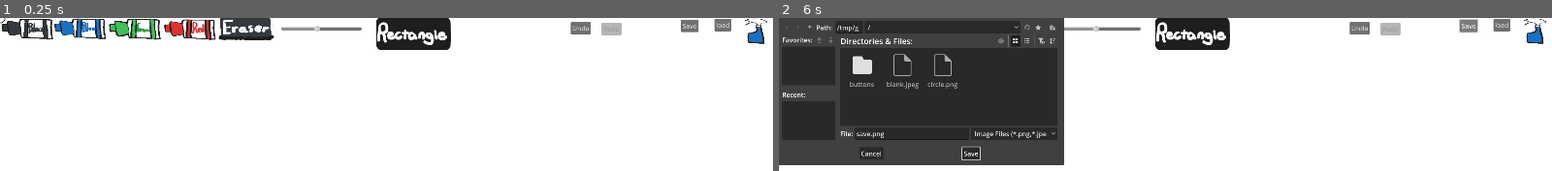
Above: before the commit, frames 1-2 (left to right).
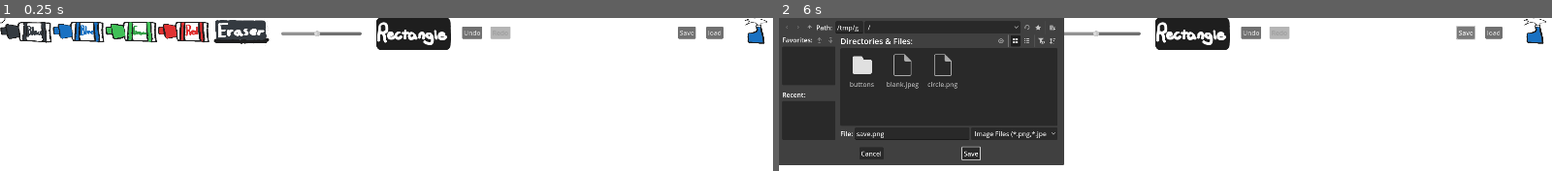
Above: after the commit, the same moments.

Repository: boardshapes/whiteboard
Game: Godot game, scene res://node_2d.tscn
The game is run twice, just before and just after one commit, with the same random seed, the same clock (stepped at 60 frames per second) and the same inputs.
Inputs (mouse positions are in pixels of both pictures, inside the frame that each line leads up to; where the layout moved, square brackets give the same spot in the first picture):
- Up to frame 1 (0.25 s): no input
- Up to frame 2 (6 s): click (802, 30) [809, 27] at 0.5 s; click (1018, 31) [1026, 28] at 1.25 s; click (856, 34) [856, 28] at 2 s; click (910, 31) [910, 28] at 2.75 s; click (964, 31) [972, 30] at 3.5 s; click (1536, 31) at 4.25 s; click (1188, 33) at 5 s; click "Save" at 5.75 s

The runs differ from the first frame. In frame 1, 5.4% of the frame differs, in the area x 0-95%, y 0-18%; in frame 2, 2.0%.

Commit message:
HBox container woohoo
also renamed a few things

Diff:
--- a/whiteboard/node_2d.gd
+++ b/whiteboard/node_2d.gd
@@ -2,9 +2,9 @@
 
 @onready var pick_image_file_dialog = $"../LoadImage"
 @onready var pick_save_location_dialog = $"../SaveDialog"
-@onready var undo_button = get_node("../../../ButtonsViewport/SubViewport/undo")
-@onready var redo_button = get_node("../../../ButtonsViewport/SubViewport/redo")
-@onready var rect_button = get_node("../../../ButtonsViewport/SubViewport/RectButton")
+@onready var undo_button = get_node("../../../ButtonsViewport/SubViewport/HBoxContainer/ControlSize/undo")
+@onready var redo_button = get_node("../../../ButtonsViewport/SubViewport/HBoxContainer/ControlSize/redo")
+@onready var rect_button = get_node("../../../ButtonsViewport/SubViewport/HBoxContainer/ControlSize/RectButton")
 var color: Color = Color.BLACK
 var brush_size: float = 50.0
 var strokes: Array = []
@@ -152,12 +152,6 @@
 	button_updates()
 	queue_redraw()
 
-func _on_control_mouse_entered() -> void:
-	drawable = true
-
-func _on_control_mouse_exited() -> void:
-	drawable = false
-
 func _on_black_color_pressed() -> void:
 	color = Color.BLACK
 
--- a/whiteboard/node_2d.tscn
+++ b/whiteboard/node_2d.tscn
@@ -17,7 +17,7 @@
 [sub_resource type="Theme" id="Theme_epypp"]
 /styles/white = SubResource("StyleBoxFlat_0e48y")
 
-[node name="Node2D" type="Node2D"]
+[node name="Canvas" type="Node2D"]
 
 [node name="CanvasViewport" type="SubViewportContainer" parent="."]
 offset_right = 1920.0
@@ -32,13 +32,6 @@
 
 [node name="Line2D" type="Line2D" parent="CanvasViewport/drawingViewport"]
 
-[node name="Control" type="Control" parent="CanvasViewport/drawingViewport"]
-layout_mode = 3
-anchors_preset = 0
-offset_top = -6.0
-offset_right = 1152.0
-offset_bottom = 611.0
-
 [node name="Circle" type="Sprite2D" parent="CanvasViewport/drawingViewport"]
 scale = Vector2(0.002, 0.002)
 texture = ExtResource("3_epypp")
@@ -77,55 +70,57 @@
 size = Vector2i(1920, 80)
 render_target_update_mode = 4
 
-[node name="BlackColor" type="TextureButton" parent="ButtonsViewport/SubViewport"]
-offset_left = 3.0
-offset_top = -8.0
-offset_right = 443.0
-offset_bottom = 303.0
+[node name="HBoxContainer" type="HBoxContainer" parent="ButtonsViewport/SubViewport"]
+offset_right = 1920.0
+offset_bottom = 80.0
+
+[node name="ControlSize" type="Control" parent="ButtonsViewport/SubViewport/HBoxContainer"]
+layout_mode = 2
+
+[node name="BlackColor" type="TextureButton" parent="ButtonsViewport/SubViewport/HBoxContainer/ControlSize"]
+layout_mode = 0
+offset_right = 440.0
+offset_bottom = 311.0
 scale = Vector2(0.3, 0.2)
 texture_normal = ExtResource("4_q6r6c")
 
-[node name="WhiteColor2" type="TextureButton" parent="ButtonsViewport/SubViewport"]
-offset_left = 542.0
-offset_top = -8.0
-offset_right = 1020.0
-offset_bottom = 342.0
-scale = Vector2(0.3, 0.2)
-theme = SubResource("Theme_epypp")
-texture_normal = ExtResource("5_rj586")
-
-[node name="BlueColor2" type="TextureButton" parent="ButtonsViewport/SubViewport"]
-offset_left = 134.0
-offset_top = 1.0
-offset_right = 565.0
-offset_bottom = 263.0
+[node name="BlueColor2" type="TextureButton" parent="ButtonsViewport/SubViewport/HBoxContainer/ControlSize"]
+layout_mode = 0
+offset_left = 130.0
+offset_top = 9.0
+offset_right = 570.0
+offset_bottom = 320.0
 scale = Vector2(0.3, 0.2)
 texture_normal = ExtResource("6_4d7sh")
 
-[node name="GreenColor2" type="TextureButton" parent="ButtonsViewport/SubViewport"]
-offset_left = 269.0
-offset_top = 2.0
-offset_right = 702.0
-offset_bottom = 264.0
+[node name="GreenColor2" type="TextureButton" parent="ButtonsViewport/SubViewport/HBoxContainer/ControlSize"]
+layout_mode = 0
+offset_left = 260.0
+offset_top = 9.0
+offset_right = 693.0
+offset_bottom = 271.0
 scale = Vector2(0.3, 0.2)
 texture_normal = ExtResource("7_ir8iy")
 
-[node name="RedColor2" type="TextureButton" parent="ButtonsViewport/SubViewport"]
-offset_left = 406.0
-offset_top = 3.0
-offset_right = 837.0
-offset_bottom = 265.0
+[node name="RedColor2" type="TextureButton" parent="ButtonsViewport/SubViewport/HBoxContainer/ControlSize"]
+layout_mode = 0
+offset_left = 390.0
+offset_top = 9.0
+offset_right = 821.0
+offset_bottom = 271.0
 scale = Vector2(0.3, 0.2)
 texture_normal = ExtResource("8_hqns4")
 
-[node name="Clear" type="TextureButton" parent="ButtonsViewport/SubViewport"]
+[node name="Clear" type="TextureButton" parent="ButtonsViewport/SubViewport/HBoxContainer/ControlSize"]
+layout_mode = 0
 offset_left = 1843.0
 offset_right = 2042.0
 offset_bottom = 355.0
 scale = Vector2(0.3, 0.2)
 texture_normal = ExtResource("9_ir8iy")
 
-[node name="RectButton" type="TextureButton" parent="ButtonsViewport/SubViewport"]
+[node name="RectButton" type="TextureButton" parent="ButtonsViewport/SubViewport/HBoxContainer/ControlSize"]
+layout_mode = 0
 offset_left = 928.0
 offset_top = -7.0
 offset_right = 1314.0
@@ -133,68 +128,80 @@
 scale = Vector2(0.5, 0.5)
 texture_normal = ExtResource("9_4d7sh")
 
-[node name="save" type="Button" parent="ButtonsViewport/SubViewport"]
-offset_left = 1687.0
-offset_top = 4.0
-offset_right = 1731.0
-offset_bottom = 35.0
+[node name="WhiteColor2" type="TextureButton" parent="ButtonsViewport/SubViewport/HBoxContainer/ControlSize"]
+layout_mode = 0
+offset_left = 530.0
+offset_right = 1008.0
+offset_bottom = 350.0
+scale = Vector2(0.3, 0.2)
+theme = SubResource("Theme_epypp")
+texture_normal = ExtResource("5_rj586")
+
+[node name="save" type="Button" parent="ButtonsViewport/SubViewport/HBoxContainer/ControlSize"]
+layout_mode = 0
+offset_left = 1680.0
+offset_top = 21.0
+offset_right = 1724.0
+offset_bottom = 52.0
 text = "Save"
 
-[node name="BrushSize" type="HSlider" parent="ButtonsViewport/SubViewport"]
+[node name="BrushSize" type="HSlider" parent="ButtonsViewport/SubViewport/HBoxContainer/ControlSize"]
+layout_mode = 0
 offset_left = 697.0
-offset_top = -2.0
+offset_top = 10.0
 offset_right = 896.0
-offset_bottom = 56.0
+offset_bottom = 68.0
 min_value = 10.0
 value = 50.0
 
-[node name="Button" type="Button" parent="ButtonsViewport/SubViewport"]
-offset_left = 1770.0
-offset_top = 2.0
-offset_right = 1812.0
-offset_bottom = 33.0
+[node name="load" type="Button" parent="ButtonsViewport/SubViewport/HBoxContainer/ControlSize"]
+layout_mode = 0
+offset_left = 1750.0
+offset_top = 21.0
+offset_right = 1792.0
+offset_bottom = 52.0
 text = "load
 "
 
-[node name="undo" type="Button" parent="ButtonsViewport/SubViewport"]
-offset_left = 1414.0
-offset_top = 10.0
-offset_right = 1464.0
-offset_bottom = 41.0
+[node name="undo" type="Button" parent="ButtonsViewport/SubViewport/HBoxContainer/ControlSize"]
+layout_mode = 0
+offset_left = 1145.0
+offset_top = 21.0
+offset_right = 1195.0
+offset_bottom = 52.0
 text = "Undo"
 
-[node name="redo" type="Button" parent="ButtonsViewport/SubViewport"]
-offset_left = 1490.0
-offset_top = 12.0
-offset_right = 1540.0
-offset_bottom = 43.0
+[node name="redo" type="Button" parent="ButtonsViewport/SubViewport/HBoxContainer/ControlSize"]
+layout_mode = 0
+offset_left = 1215.0
+offset_top = 21.0
+offset_right = 1265.0
+offset_bottom = 52.0
 text = "Redo"
 
-[connection signal="mouse_entered" from="CanvasViewport/drawingViewport/Control" to="." method="_on_control_mouse_entered"]
-[connection signal="mouse_exited" from="CanvasViewport/drawingViewport/Control" to="." method="_on_control_mouse_exited"]
 [connection signal="file_selected" from="CanvasViewport/drawingViewport/LoadImage" to="CanvasViewport/drawingViewport/Canvas" method="_on_pick_image_file_dialog_file_selected"]
 [connection signal="file_selected" from="CanvasViewport/drawingViewport/SaveDialog" to="CanvasViewport/drawingViewport/Canvas" method="_on_pick_save_location_dialog_file_selected"]
-[connection signal="mouse_entered" from="ButtonsViewport/SubViewport/BlackColor" to="." method="_on_button_mouse_entered"]
-[connection signal="pressed" from="ButtonsViewport/SubViewport/BlackColor" to="." method="_on_black_color_pressed"]
-[connection signal="pressed" from="ButtonsViewport/SubViewport/BlackColor" to="CanvasViewport/drawingViewport/Canvas" method="_on_black_color_pressed"]
-[connection signal="pressed" from="ButtonsViewport/SubViewport/BlackColor" to="CanvasViewport/preViewport/Preview" method="_on_black_color_pressed"]
-[connection signal="pressed" from="ButtonsViewport/SubViewport/WhiteColor2" to="CanvasViewport/drawingViewport/Canvas" method="_on_white_color_pressed"]
-[connection signal="pressed" from="ButtonsViewport/SubViewport/WhiteColor2" to="CanvasViewport/preViewport/Preview" method="_on_white_color_2_pressed"]
-[connection signal="pressed" from="ButtonsViewport/SubViewport/BlueColor2" to="CanvasViewport/drawingViewport/Canvas" method="_on_blue_color_pressed"]
-[connection signal="pressed" from="ButtonsViewport/SubViewport/BlueColor2" to="CanvasViewport/drawingViewport/Canvas" method="_on_blue_color_2_pressed"]
-[connection signal="pressed" from="ButtonsViewport/SubViewport/BlueColor2" to="CanvasViewport/preViewport/Preview" method="_on_blue_color_2_pressed"]
-[connection signal="pressed" from="ButtonsViewport/SubViewport/GreenColor2" to="CanvasViewport/drawingViewport/Canvas" method="_on_green_color_2_pressed"]
-[connection signal="pressed" from="ButtonsViewport/SubViewport/GreenColor2" to="CanvasViewport/drawingViewport/Canvas" method="_on_green_color_pressed"]
-[connection signal="pressed" from="ButtonsViewport/SubViewport/GreenColor2" to="CanvasViewport/preViewport/Preview" method="_on_green_color_pressed"]
-[connection signal="pressed" from="ButtonsViewport/SubViewport/RedColor2" to="CanvasViewport/drawingViewport/Canvas" method="_on_red_color_pressed"]
-[connection signal="pressed" from="ButtonsViewport/SubViewport/RedColor2" to="CanvasViewport/preViewport/Preview" method="_on_red_color_2_pressed"]
-[connection signal="pressed" from="ButtonsViewport/SubViewport/Clear" to="CanvasViewport/drawingViewport/Canvas" method="_on_clear_pressed"]
-[connection signal="pressed" from="ButtonsViewport/SubViewport/RectButton" to="CanvasViewport/drawingViewport/Canvas" method="_on_rectangle_pressed"]
-[connection signal="pressed" from="ButtonsViewport/SubViewport/RectButton" to="CanvasViewport/drawingViewport/Canvas" method="_on_rect_button_pressed"]
-[connection signal="pressed" from="ButtonsViewport/SubViewport/RectButton" to="CanvasViewport/preViewport/Preview" method="_on_rect_button_pressed"]
-[connection signal="pressed" from="ButtonsViewport/SubViewport/save" to="CanvasViewport/drawingViewport/Canvas" method="_on_save_pressed"]
-[connection signal="value_changed" from="ButtonsViewport/SubViewport/BrushSize" to="CanvasViewport/drawingViewport/Canvas" method="_on_brush_size_value_changed"]
-[connection signal="value_changed" from="ButtonsViewport/SubViewport/BrushSize" to="CanvasViewport/preViewport/Preview" method="_on_brush_size_value_changed"]
-[connection signal="pressed" from="ButtonsViewport/SubViewport/Button" to="CanvasViewport/drawingViewport/Canvas" method="_on_load_pressed"]
-[connection signal="pressed" from="ButtonsViewport/SubViewport/undo" to="CanvasViewport/drawingViewport/Canvas" method="_undo_pressed"]
-[connection signal="pressed" from="ButtonsViewport/SubViewport/redo" to="CanvasViewport/drawingViewport/Canvas" method="_on_redo_pressed"]
+[connection signal="mouse_entered" from="ButtonsViewport/SubViewport/HBoxContainer/ControlSize/BlackColor" to="." method="_on_button_mouse_entered"]
+[connection signal="pressed" from="ButtonsViewport/SubViewport/HBoxContainer/ControlSize/BlackColor" to="." method="_on_black_color_pressed"]
+[connection signal="pressed" from="ButtonsViewport/SubViewport/HBoxContainer/ControlSize/BlackColor" to="CanvasViewport/drawingViewport/Canvas" method="_on_black_color_pressed"]
+[connection signal="pressed" from="ButtonsViewport/SubViewport/HBoxContainer/ControlSize/BlackColor" to="CanvasViewport/preViewport/Preview" method="_on_black_color_pressed"]
+[connection signal="pressed" from="ButtonsViewport/SubViewport/HBoxContainer/ControlSize/BlueColor2" to="CanvasViewport/drawingViewport/Canvas" method="_on_blue_color_2_pressed"]
+[connection signal="pressed" from="ButtonsViewport/SubViewport/HBoxContainer/ControlSize/BlueColor2" to="CanvasViewport/drawingViewport/Canvas" method="_on_blue_color_pressed"]
+[connection signal="pressed" from="ButtonsViewport/SubViewport/HBoxContainer/ControlSize/BlueColor2" to="CanvasViewport/preViewport/Preview" method="_on_blue_color_2_pressed"]
+[connection signal="pressed" from="ButtonsViewport/SubViewport/HBoxContainer/ControlSize/GreenColor2" to="CanvasViewport/drawingViewport/Canvas" method="_on_green_color_2_pressed"]
+[connection signal="pressed" from="ButtonsViewport/SubViewport/HBoxContainer/ControlSize/GreenColor2" to="CanvasViewport/drawingViewport/Canvas" method="_on_green_color_pressed"]
+[connection signal="pressed" from="ButtonsViewport/SubViewport/HBoxContainer/ControlSize/GreenColor2" to="CanvasViewport/preViewport/Preview" method="_on_green_color_pressed"]
+[connection signal="pressed" from="ButtonsViewport/SubViewport/HBoxContainer/ControlSize/RedColor2" to="CanvasViewport/drawingViewport/Canvas" method="_on_red_color_pressed"]
+[connection signal="pressed" from="ButtonsViewport/SubViewport/HBoxContainer/ControlSize/RedColor2" to="CanvasViewport/preViewport/Preview" method="_on_red_color_2_pressed"]
+[connection signal="pressed" from="ButtonsViewport/SubViewport/HBoxContainer/ControlSize/Clear" to="CanvasViewport/drawingViewport/Canvas" method="_on_clear_pressed"]
+[connection signal="pressed" from="ButtonsViewport/SubViewport/HBoxContainer/ControlSize/RectButton" to="CanvasViewport/drawingViewport/Canvas" method="_on_rectangle_pressed"]
+[connection signal="pressed" from="ButtonsViewport/SubViewport/HBoxContainer/ControlSize/RectButton" to="CanvasViewport/drawingViewport/Canvas" method="_on_rect_button_pressed"]
+[connection signal="pressed" from="ButtonsViewport/SubViewport/HBoxContainer/ControlSize/RectButton" to="CanvasViewport/preViewport/Preview" method="_on_rect_button_pressed"]
+[connection signal="pressed" from="ButtonsViewport/SubViewport/HBoxContainer/ControlSize/WhiteColor2" to="CanvasViewport/drawingViewport/Canvas" method="_on_white_color_pressed"]
+[connection signal="pressed" from="ButtonsViewport/SubViewport/HBoxContainer/ControlSize/WhiteColor2" to="CanvasViewport/preViewport/Preview" method="_on_white_color_2_pressed"]
+[connection signal="pressed" from="ButtonsViewport/SubViewport/HBoxContainer/ControlSize/save" to="CanvasViewport/drawingViewport/Canvas" method="_on_save_pressed"]
+[connection signal="value_changed" from="ButtonsViewport/SubViewport/HBoxContainer/ControlSize/BrushSize" to="CanvasViewport/drawingViewport/Canvas" method="_on_brush_size_value_changed"]
+[connection signal="value_changed" from="ButtonsViewport/SubViewport/HBoxContainer/ControlSize/BrushSize" to="CanvasViewport/preViewport/Preview" method="_on_brush_size_value_changed"]
+[connection signal="pressed" from="ButtonsViewport/SubViewport/HBoxContainer/ControlSize/load" to="CanvasViewport/drawingViewport/Canvas" method="_on_load_pressed"]
+[connection signal="pressed" from="ButtonsViewport/SubViewport/HBoxContainer/ControlSize/undo" to="CanvasViewport/drawingViewport/Canvas" method="_undo_pressed"]
+[connection signal="pressed" from="ButtonsViewport/SubViewport/HBoxContainer/ControlSize/redo" to="CanvasViewport/drawingViewport/Canvas" method="_on_redo_pressed"]
